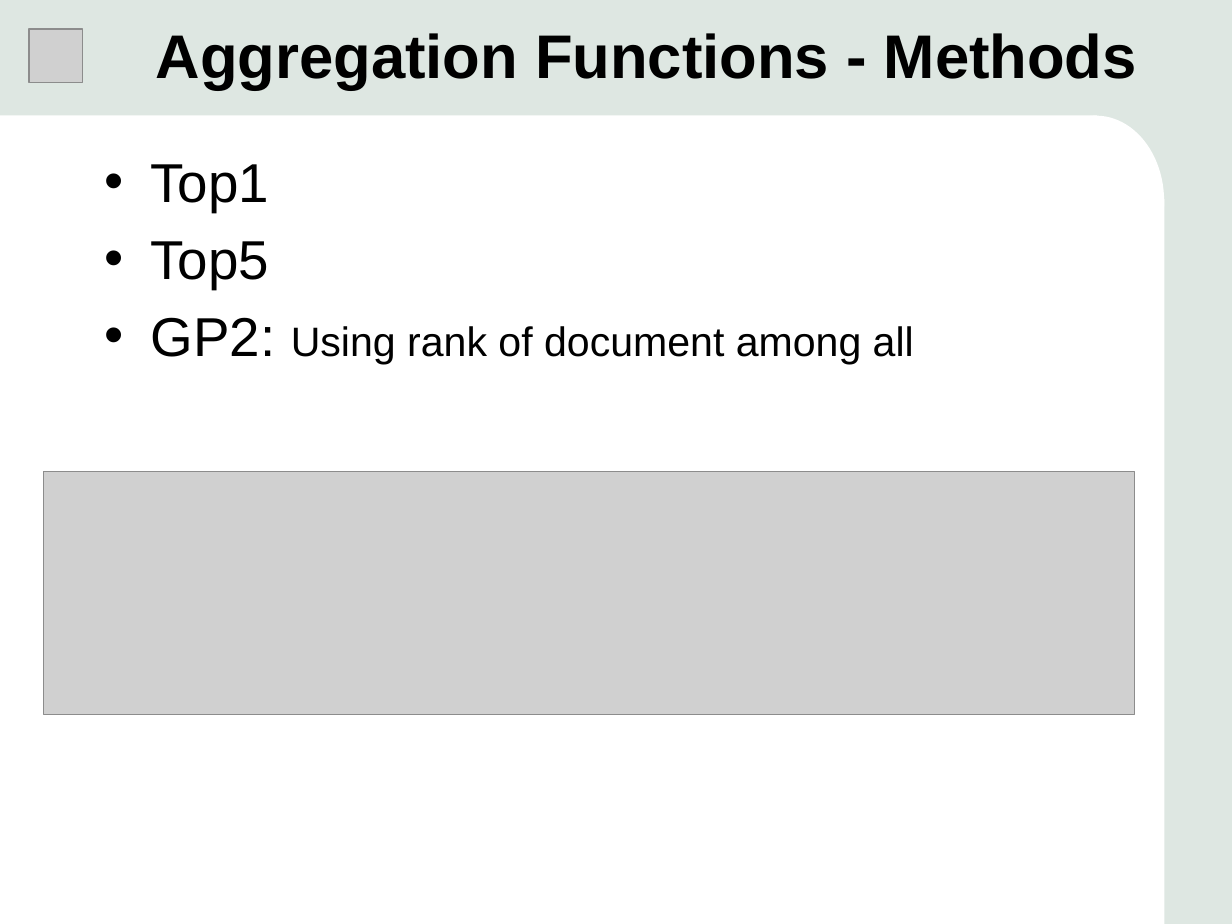
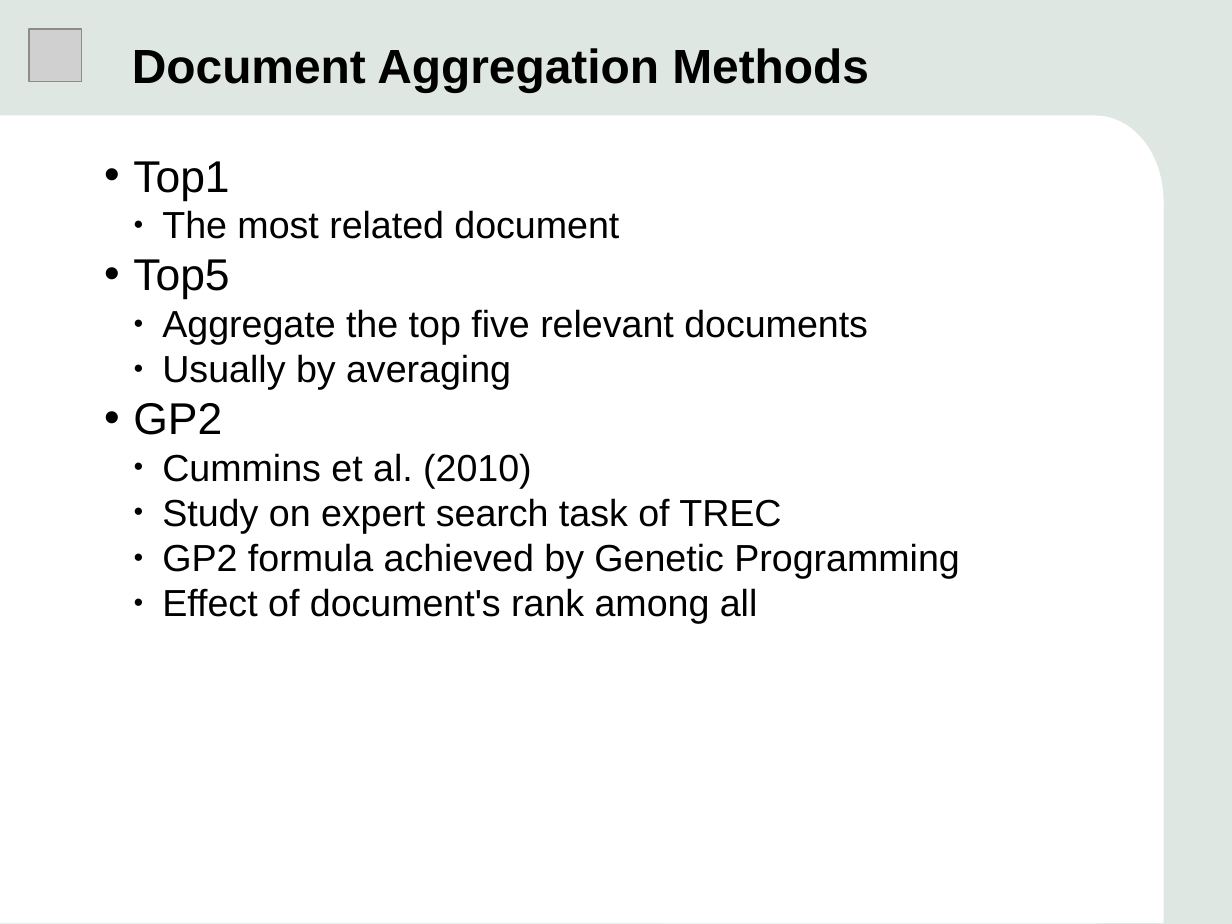
Before and after one commit to czxrrr/expert-retrieval-translators, a slide deck: slide 10 of presentation/presentation.pptx (slide 4 before the commit). Drawn at 1232x924 pixels with LibreOffice and Linux fonts; fonts in the diff are those of the drawing; grey boxes stand for pictures. Boxes give left, top, right and bottom in pixels: in the first picture for what was removed or moved away, otherwise in the second. Text is boxed around its words. In the diff, an @@ line names an element or a change of style, - is before the commit and + after.

```diff
--- a/presentation/presentation.pptx
+++ b/presentation/presentation.pptx
@@ text at (132,48,869,92): text changed; size 36 to 28 pt @@
-Aggregation Functions - Methods
+Document Aggregation Methods
@@ text at (133,161,229,300): size 32 to 26 pt in "Top1", "Top5"; indent changed; less space between paragraphs @@
@@ text at (162,210,619,239): paragraph added @@
+  ● The most related document
@@ text at (133,309,959,623): text changed; size 24 to 22 pt @@
-• GP2: Using rank of document among all
+  ● Aggregate the top five relevant documents
+  ● Usually by averaging
+• GP2
+  ● Cummins et al. (2010)
+  ● Study on expert search task of TREC
+  ● GP2 formula achieved by Genetic Programming
+  ● Effect of document's rank among all
@@ picture removed at (43,472,1133,715) @@
```
Also in this commit, not shown: 6 other slides changed, 23 slides added, 3 slides removed, 19 other files.
